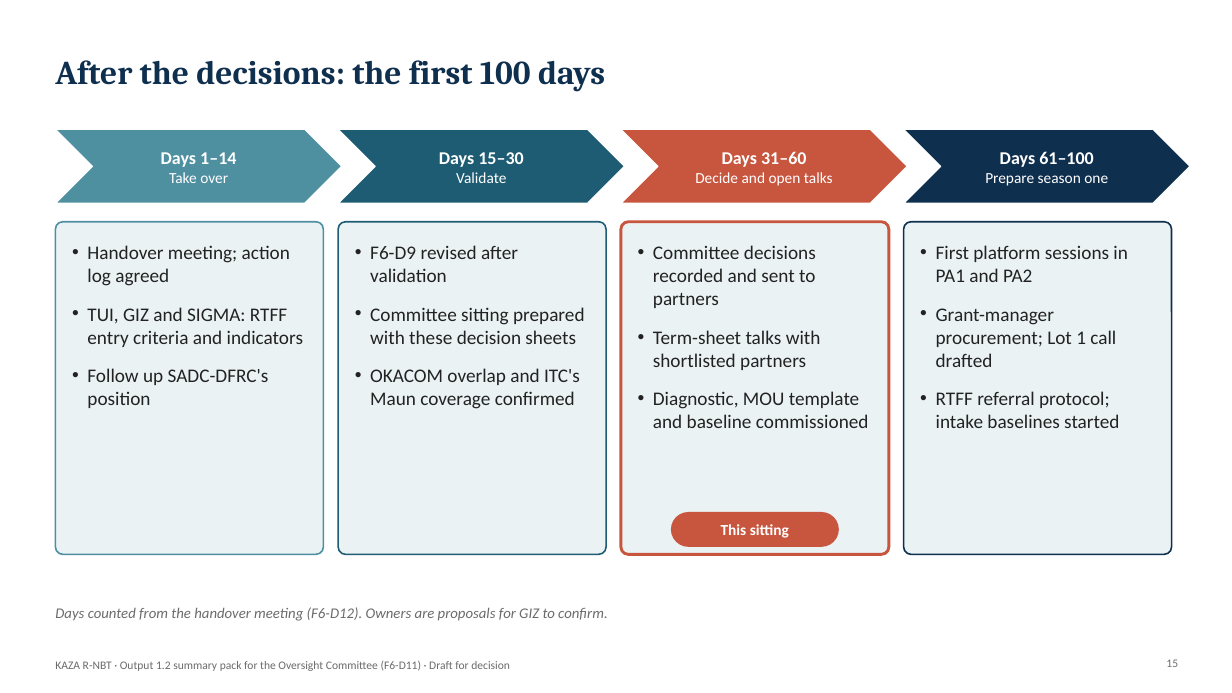
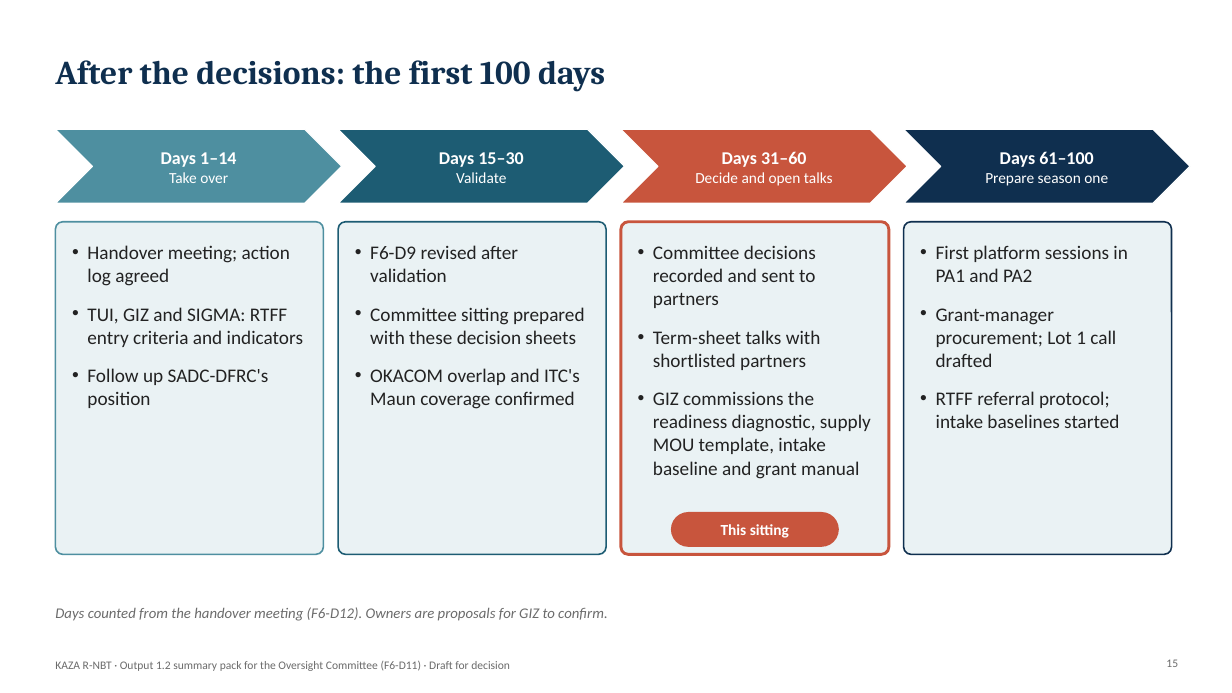
Before and after one commit to modestanz/GIZ-Works, a slide deck: slide 15 of deliverables/F6-D11_Output_1.2_Summary_Pack_Oversight_Committee.pptx. Drawn at 1232x693 pixels with LibreOffice and Linux fonts; fonts in the diff are those of the drawing; background and template pictures are left out. Boxes give left, top, right and bottom in pixels: in the first picture for what was removed or moved away, otherwise in the second. Text is boxed around its words. In the diff, an @@ line names an element or a change of style, - is before the commit and + after.

```diff
--- a/deliverables/F6-D11_Output_1.2_Summary_Pack_Oversight_Committee.pptx
+++ b/deliverables/F6-D11_Output_1.2_Summary_Pack_Oversight_Committee.pptx
@@ text at (x1=653, y1=391, x2=871, y2=479): text changed @@
-• Diagnostic, MOU template and baseline commissioned
+• GIZ commissions the readiness diagnostic, supply MOU template, intake baseline and grant manual
```
Also in this commit, not shown: 2 other files.
